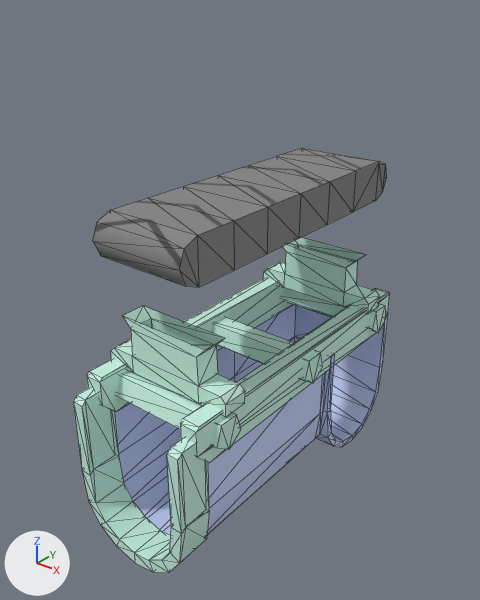
An edit to the FBX model Assets/ueda/Factory/factory_belt_right.FBX, drawn before and after from the same camera.
Before and after are seen from a camera (50 mm lens) standing at (3.27, -4.32, 2.45) and looking at (-0.07, -0.14, -0.14). The axes (+X, +Y, +Z) are drawn at lower left. The lights are the same throughout. Mesh edges are drawn as thin lines. Where no turn or scale is listed for an object, it has been applied to the vertices.

Objects in the first picture: 'factory_belt_left_base', 'factory_lbelt_left_belt'.
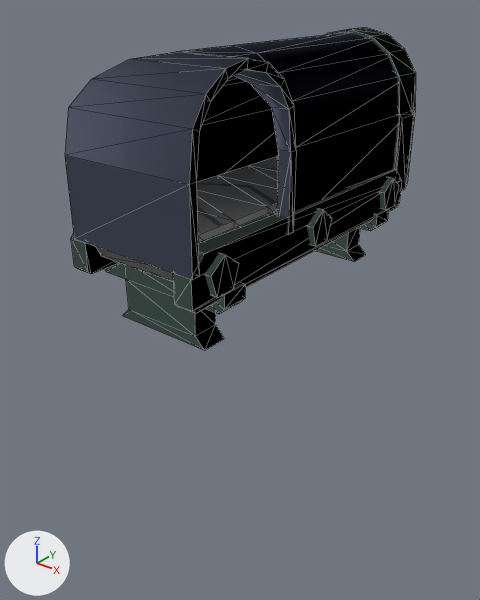
Changed parts and their boxes [x1, y1, x2, y2] in the pictures (480 x 600 px):
```json
{"object": "factory_belt_left_base", "change": "mesh mirrored, rescaled", "before": [74, 238, 390, 573], "after": [65, 27, 416, 351], "on screen": "11% wider"}
{"object": "factory_lbelt_left_belt", "change": "unchanged, covered by the edit", "before": [93, 148, 387, 287], "after": [96, 156, 278, 281]}
```

Edits to the scene script, one JSON object a line:
```json
{"block": "me_mesh", "where": "me_mesh.from_pydata(...)  # 266 vertices, 456 faces; spans x -65.0..65.0, y -148.0..166.0, z 0.0..202.0"}
{"block": "me_mesh", "where": "# used by ob_factory_belt_left_base; location = (0.0, 0.0, 0.0); scale = (-0.01, -0.01, -0.01)"}
{"block": "me_mesh", "change": "me_mesh part 1: the whole mesh is mirrored in x about its middle"}
{"op": "set", "path": "ob_factory_belt_left_base.scale", "old": "(-0.01, -0.01, -0.01)", "new": "(0.01, 0.01, 0.01)"}
```
